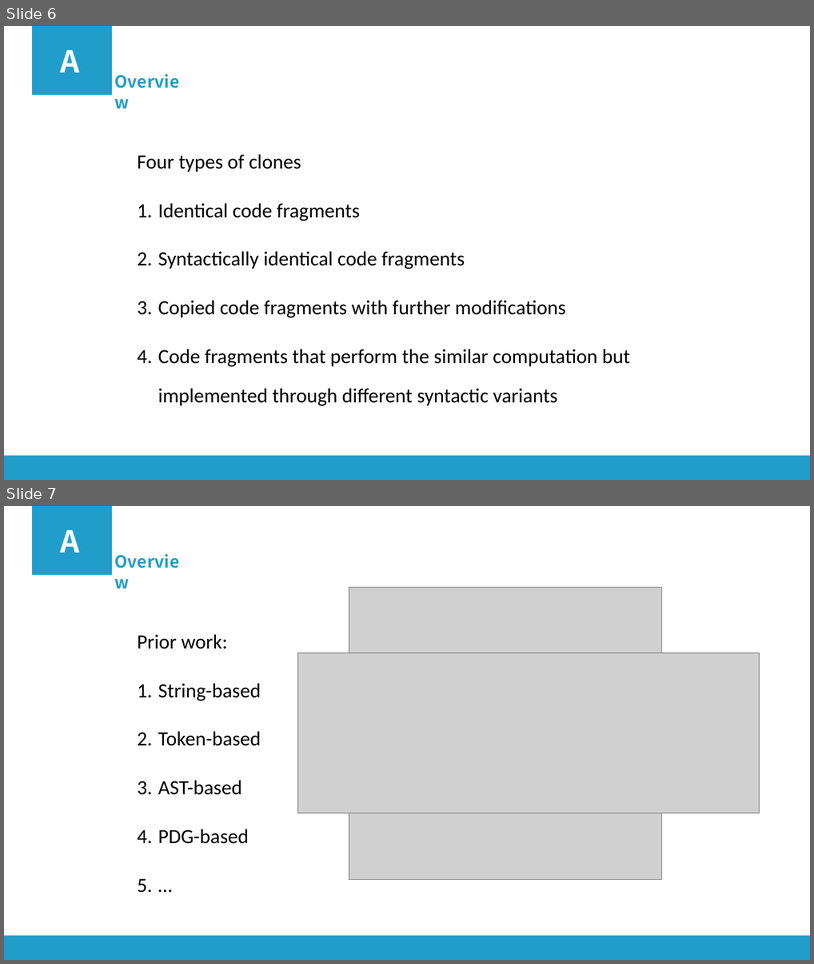
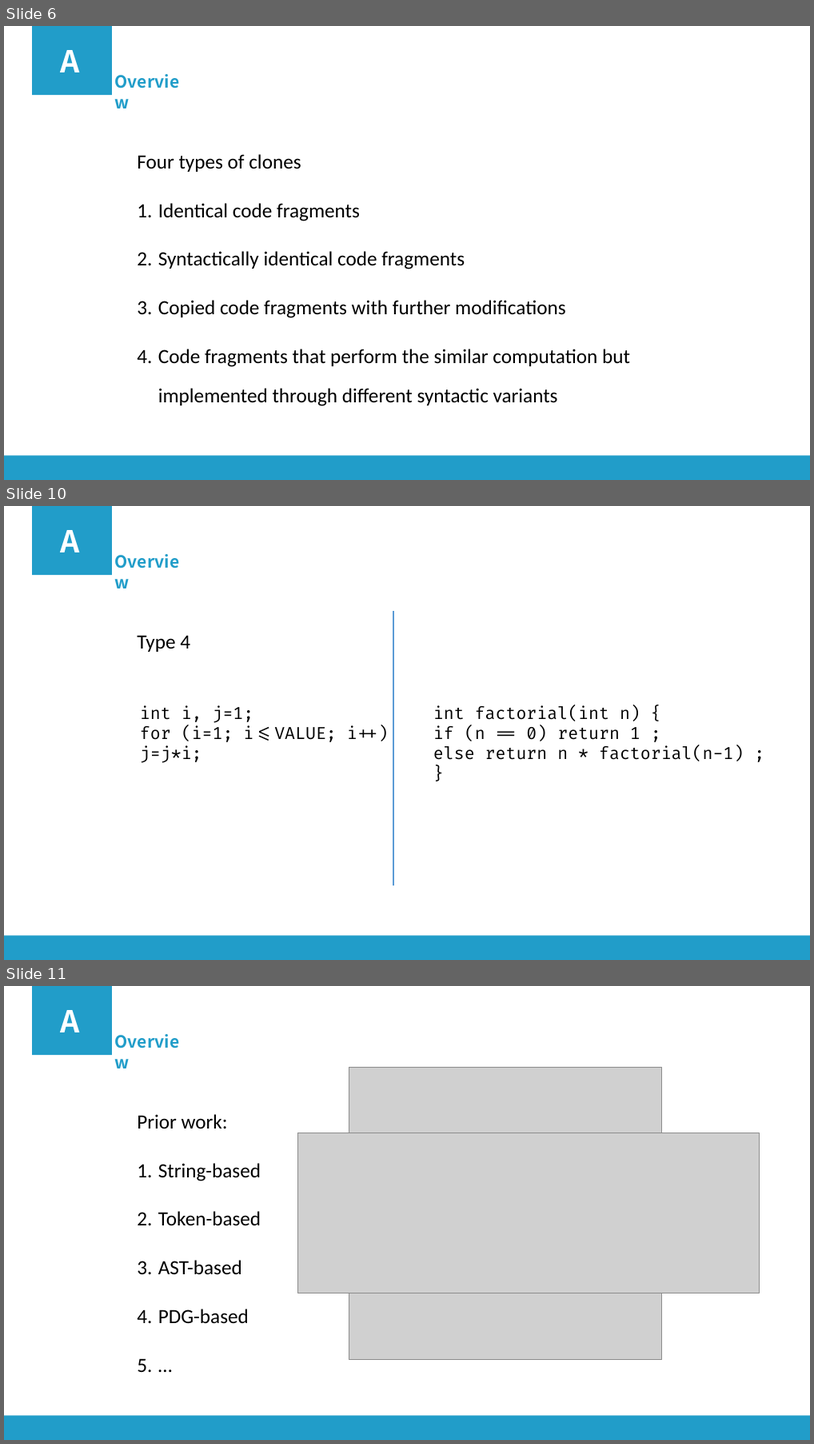
Before and after one commit to qiuliwang/cabinet, a slide deck: papers/AASSppt/AASS.pptx. Shown one above the other, each under a label of ours: slides 6 and 7 before the commit, slides 6, 10 and 11 after it; the slides between them are not shown. The pictures are 814x964 and 814x1444 pixels, drawn with LibreOffice and Linux fonts; fonts in the diff are those of the drawing; grey boxes stand for pictures. Boxes give left, top, right and bottom in pixels: in the first picture for what was removed or moved away, otherwise in the second. Text is boxed around its words. In the diff, an @@ line names an element or a change of style, - is before the commit and + after.

```diff
--- a/papers/AASSppt/AASS.pptx
+++ b/papers/AASSppt/AASS.pptx
@@ slide 10 added at bbox=[4, 506, 810, 960], background #FFFFFF; not listed: 1 template element that a slide beside it also shows @@
@@ rectangle added at bbox=[32, 506, 112, 575], fill #219DC9 @@
@@ text added at bbox=[61, 530, 80, 552], 36 pt, text #FFFFFF, bold @@
+A
@@ text added at bbox=[112, 548, 194, 574], 20 pt, text #219DC9, bold @@
+Overview
@@ line added from (394, 611) to (394, 885), #5B9BD5 2 pt @@
@@ text added at bbox=[137, 635, 190, 652], 24 pt, text #000000 @@
+Type 4
@@ text added at bbox=[140, 705, 389, 763], 20 pt, text #000000 @@
+int i, j=1;
+for (i=1; i<=VALUE; i++)
+j=j*i;
@@ text added at bbox=[434, 705, 744, 761], 20 pt, text #000000 @@
+int factorial(int n) {
+if (n == 0) return 1 ;
+else return n * factorial(n-1) ;
+}
@@ what was slide 7 is now slide 11 @@
```
Also in this commit, not shown: 3 slides changed, 3 other slides added, 1 other file.
